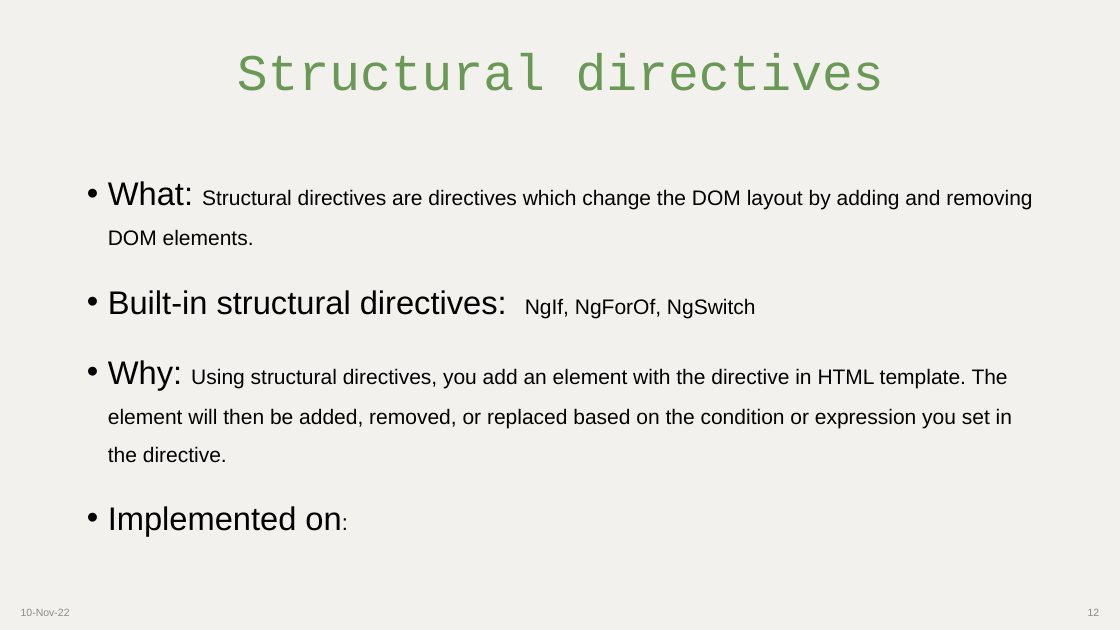
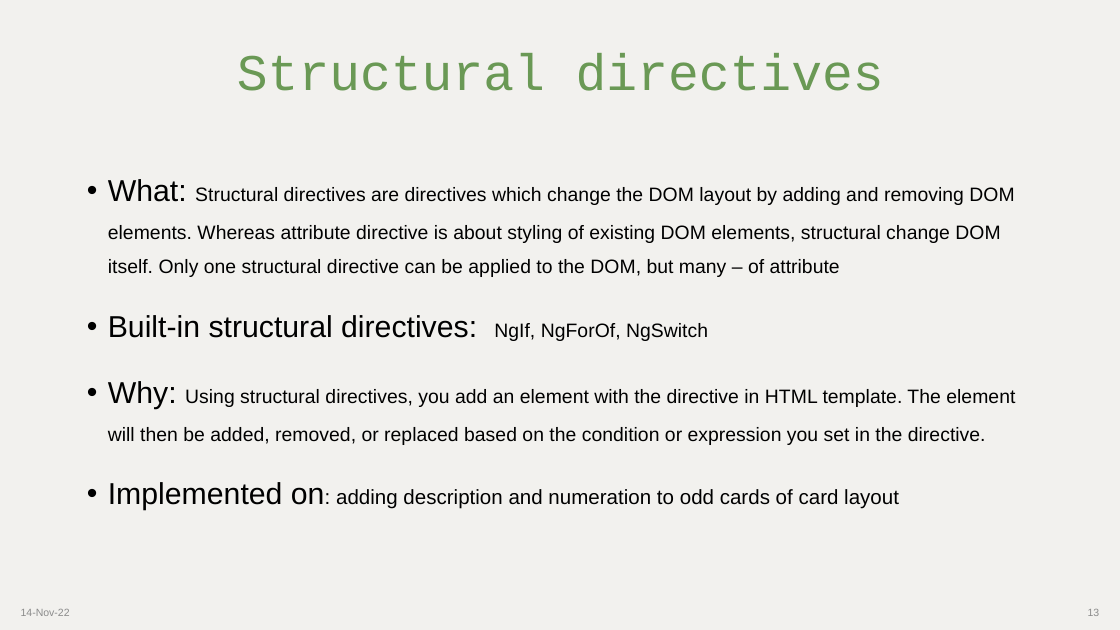
Before and after one commit to Asiia56/exampleAngular, a slide deck: slide 13 of exampleAngular.pptx (slide 12 before the commit). Drawn at 1120x630 pixels with LibreOffice and Linux fonts; fonts in the diff are those of the drawing. Boxes give left, top, right and bottom in pixels: in the first picture for what was removed or moved away, otherwise in the second. Text is boxed around its words. In the diff, an @@ line names an element or a change of style, - is before the commit and + after.

Commit message:
directives and other updates

```diff
--- a/exampleAngular.pptx
+++ b/exampleAngular.pptx
@@ text at box(108, 179, 1014, 277): text changed; size 18 to 16.6 pt @@
-• What: Structural directives are directives which change the DOM layout by adding and removing DOM elements.
+• What: Structural directives are directives which change the DOM layout by adding and removing DOM elements. Whereas attribute directive is about styling of existing DOM elements, structural change DOM itself. Only one structural directive can be applied to the DOM, but many – of attribute
@@ text at box(108, 315, 1015, 445): size 28 to 25.9 pt in "Built-in structural directives:", "Why:"; size 18 to 16.6 pt in "NgIf, NgForOf, NgSwitch", "Using structural directives, you add an element ..." @@
@@ text at box(108, 482, 899, 511): text changed; size 28 to 17.6 pt @@
-• Implemented on:
+• Implemented on: adding description and numeration to odd cards of card layout
```
Also in this commit, not shown: 17 other slides changed, 1 slide added, 35 other files.
